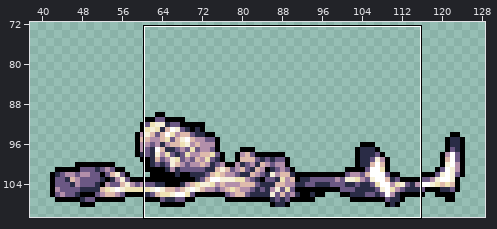
File history of a sprite sheet, ASSETS/GRAPHICS/ANIMATION/COUILLU/Ko/Ko_Couillu_11.png. Above, an overview of the earlier version with the close-up marked.
Close-up. Before the commit:
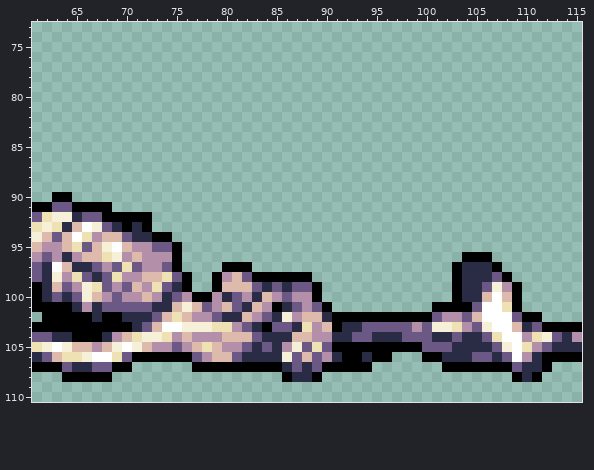
The file is 167x111 pixels. Shown: x 61..115, y 73..110. The wide view leaves out empty margins.
Now the later version:
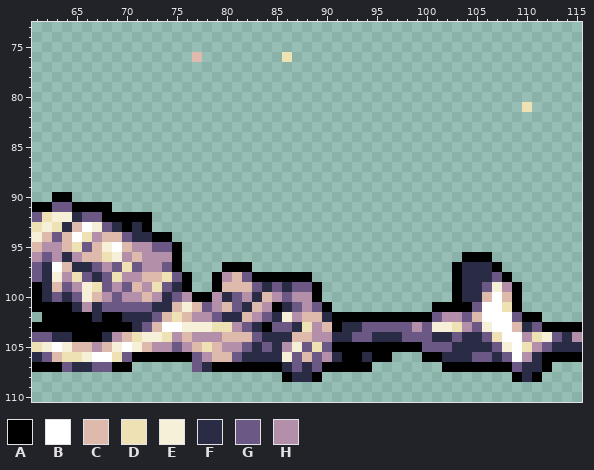
Palette (. is transparent): A #000000  B #ffffff  C #debaac  D #eee2b4  E #f6f0d9  F #2a2c46  G #6b5884  H #b38faa
Message: Kind of an improvement on the Couillu's KO animation...
Changes in this commit:
Changed rows in their new state; - is an unchanged pixel.
first column x 77:
 76 C--------D
first column x 110:
 81 D
first column x 64:
107 -------------GF
108 .....----------
Pixel boxes of the changes (left, top, right, bottom) in both close-ups:
added: (192, 52, 202, 62)
added: (282, 52, 292, 62)
added: (522, 102, 532, 112)
changed: (192, 362, 212, 372)
erased: (62, 372, 112, 382)
